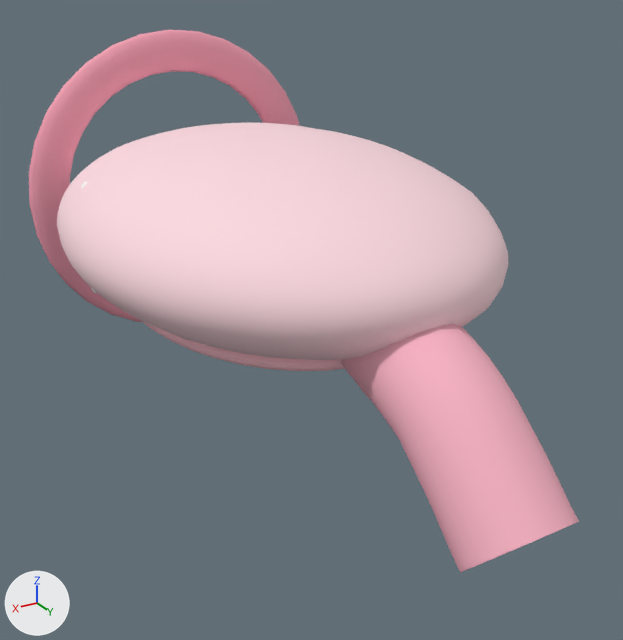
Two versions of the glTF model godot/assets/models/stages/stage_mouth.glb, one commit apart.
Both versions are drawn from a camera (50 mm lens) standing at (37.6, 70.7, 26.2) and looking at (0.9, 9.4, -4.4). Every picture has the same lights, and +X, +Y and +Z are marked at lower left. The picture after the commit comes second. Where no turn or scale is listed for an object, it has been applied to the vertices. Vertices at exactly the same position are counted once.

Objects in the first picture: 'Lips', 'MouthCavity', 'Throat', 'Tongue'.
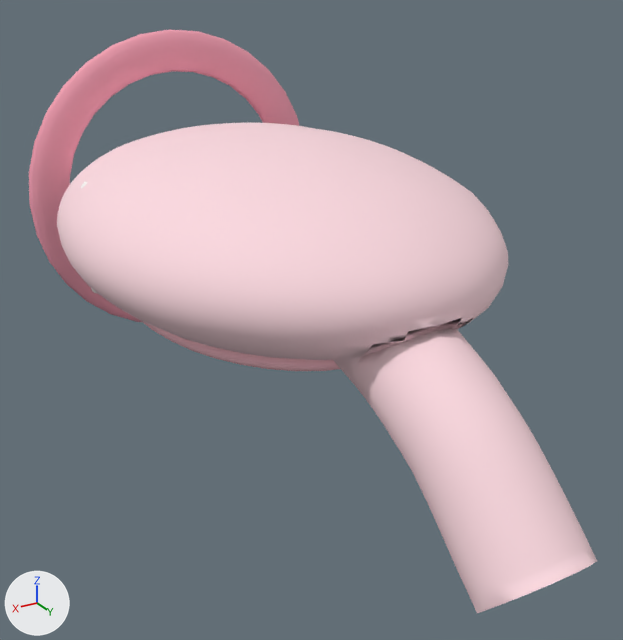
The change, as a list of edits to the scene's bpy script:
```text
Change me_sphere:
    used by ob_mouthcavity; location = (0.0, 0.0, 0.0)
    remove me_sphere.from_pydata(...)  # 1298 vertices, 2592 faces; spans x -19.0..19.0, y -26.0..26.0, z -6.5..10.5
    add me_sphere.from_pydata(...)  # 1549 vertices, 3094 faces; spans x -19.0..19.0, y -26.0..41.1, z -17.3..10.5
    me_sphere part 1: 3 vertices moved from x -3.9..3.5, y 13.7..19.7, z -5.2..-3.4 to x -4.3..4.3, y 13.5..19.4, z -5.2..-3.3; 27 vertices removed from x -4.2..4.2, y 13.7..25.4, z -5.2..0.1; 278 vertices added at x -4.6..4.5, y 13.0..41.1, z -17.3..0.5
Remove ob_throat:
    ob_throat = bpy.data.objects.new('Throat', me_throat_curve)
    ob_throat.location = (0.0, 0.0, 0.0)
```

Location of each change, (x1, y1, x2, y2) in pixels of the pictures (623 x 640 px):
'MouthCavity', reshaped (20% wider, 106% taller)
    before: (57, 123, 508, 360)
    after: (57, 123, 597, 613)
'Throat', deleted (pink)
    before: (341, 324, 579, 572)
part 1 of me_sphere, cut back (mostly hidden before)
    before: (326, 325, 465, 360)
    after: (327, 318, 597, 613)
